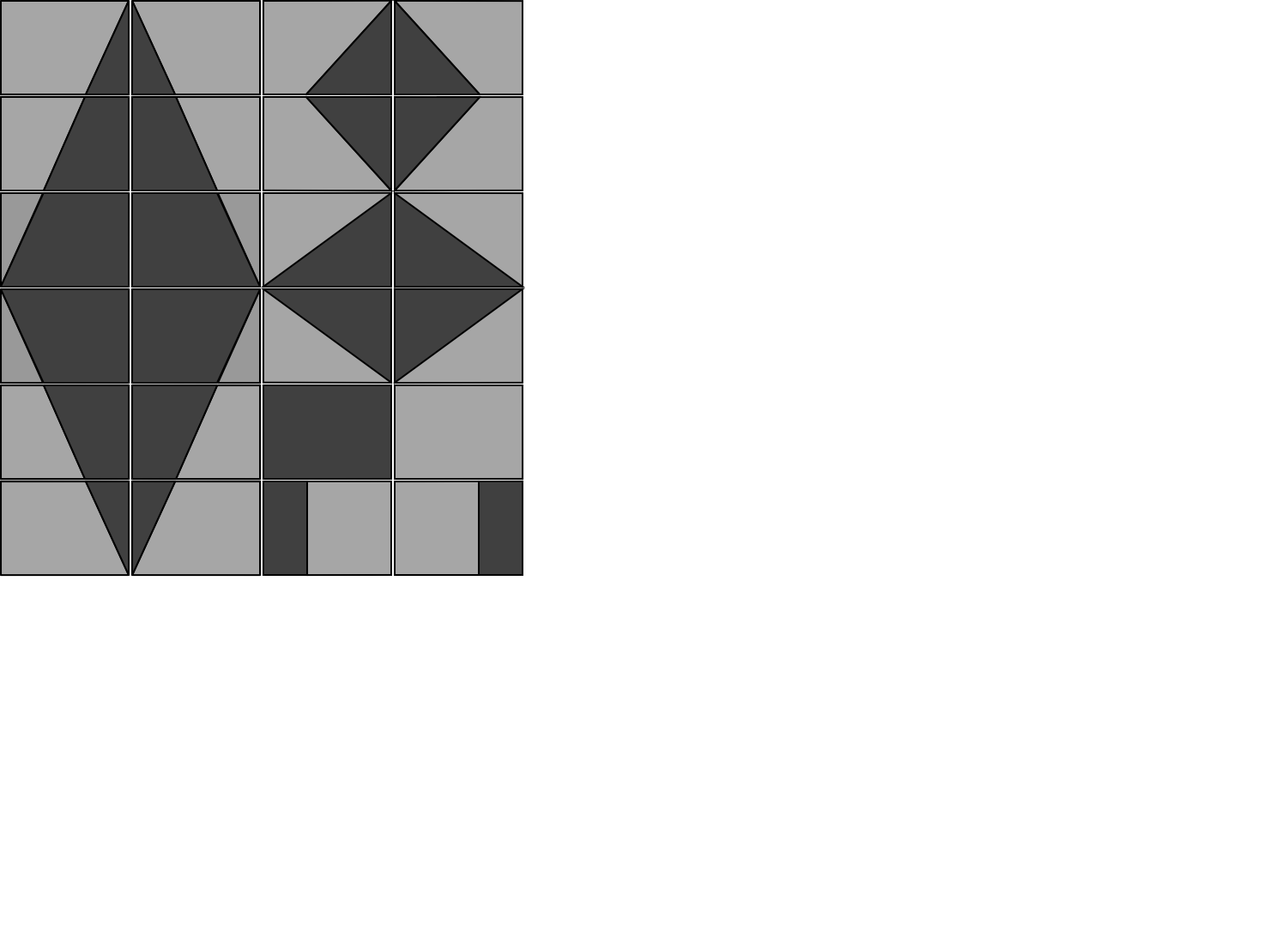
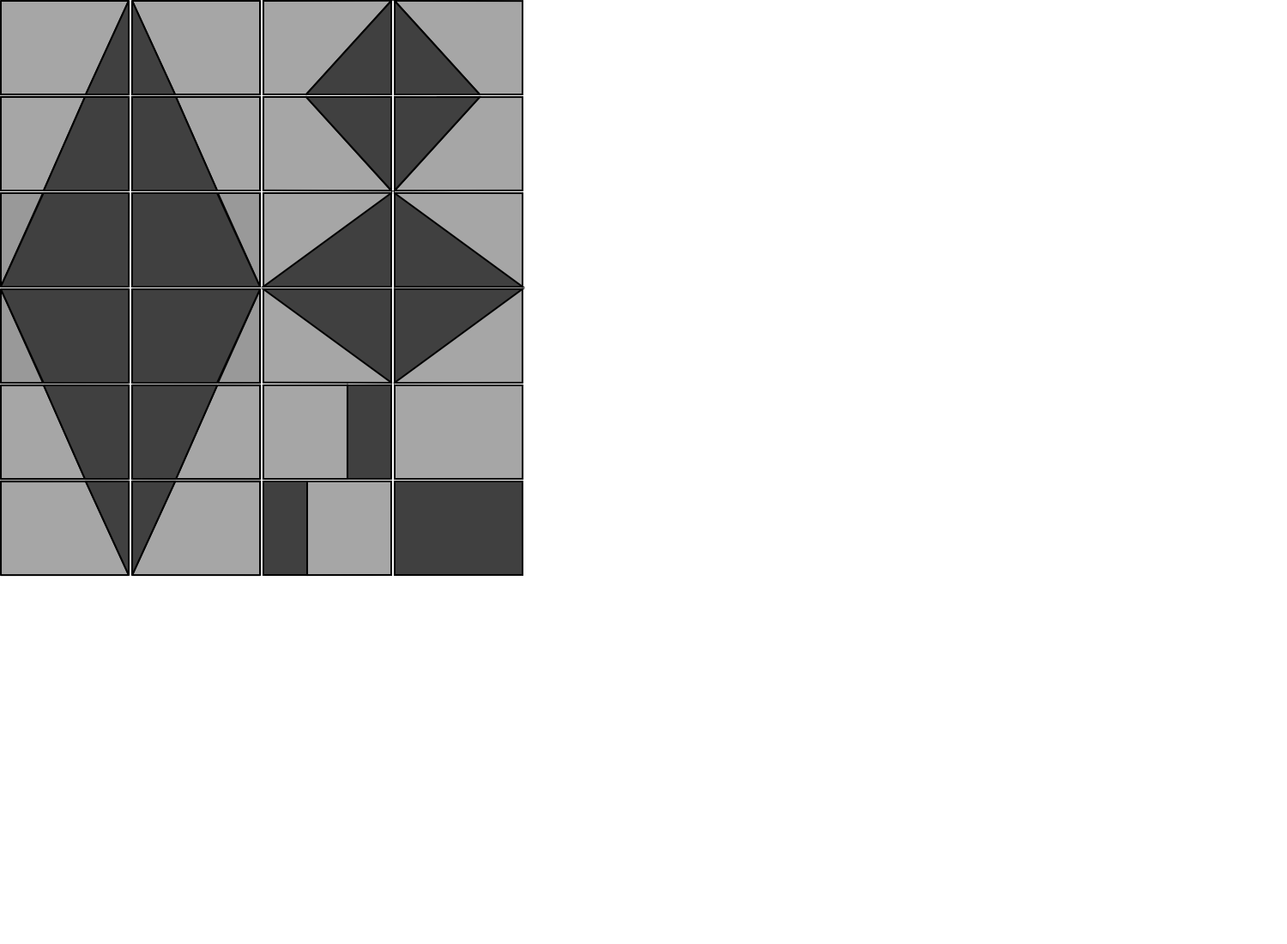
The second 1287px x 944px image is a revision of the first. Changes to its layers:
pixels changed over [261, 383, 525, 577] (layer not identified)
